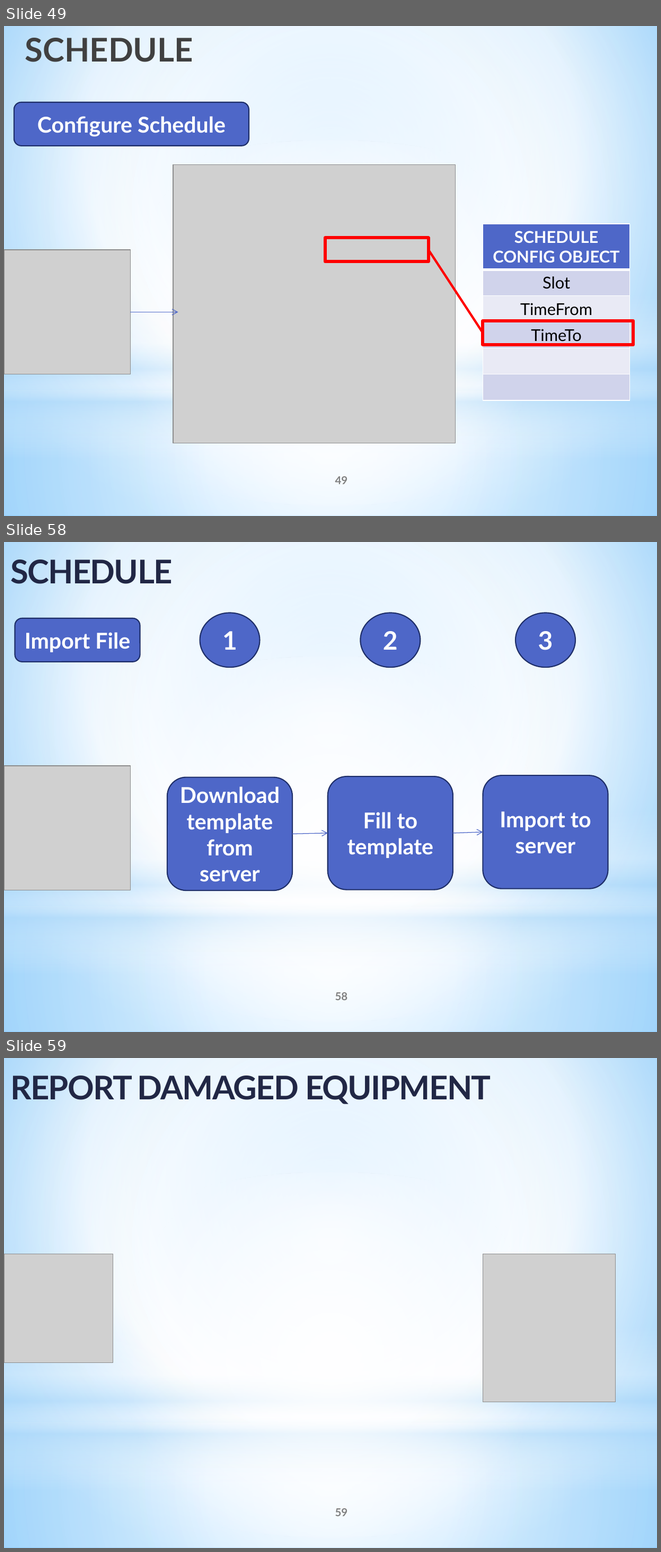
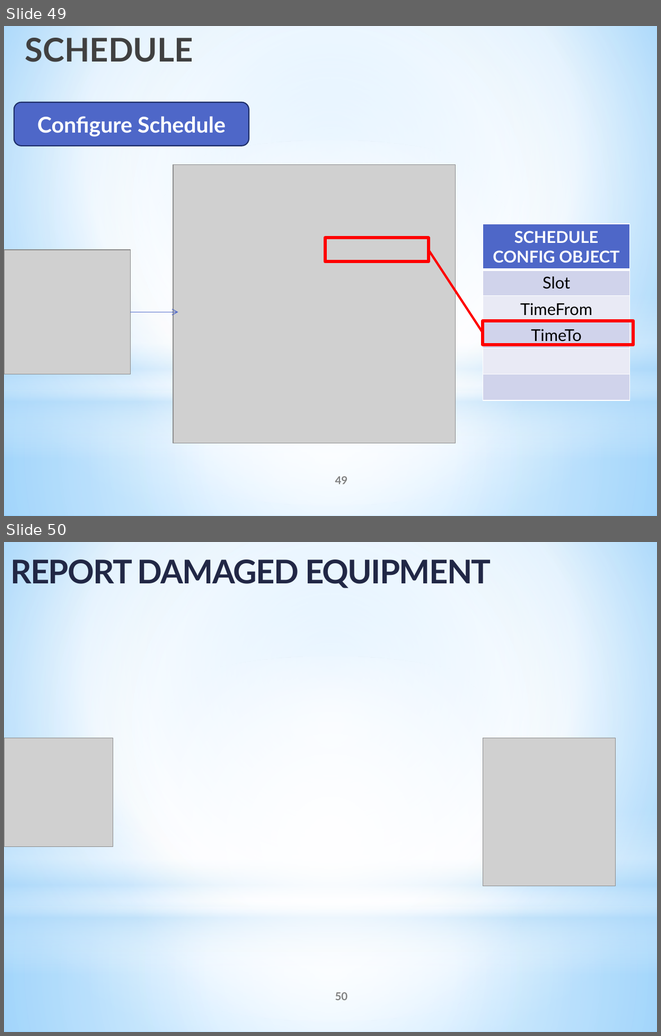
Before and after one commit to tranquang9a1/ECRM, a slide deck: Document/ECRM-Presentation v5.pptx. Shown one above the other, each under a label of ours: slides 49, 58 and 59 before the commit, slides 49 and 50 after it; the slides between them are not shown. The pictures are 661x1552 and 661x1036 pixels, drawn with LibreOffice and Linux fonts; fonts in the diff are those of the drawing; grey boxes stand for pictures. Boxes give left, top, right and bottom in pixels: in the first picture for what was removed or moved away, otherwise in the second. Text is boxed around its words. In the diff, an @@ line names an element or a change of style, - is before the commit and + after.

Commit message:
Remove slide schedule

```diff
--- a/Document/ECRM-Presentation v5.pptx
+++ b/Document/ECRM-Presentation v5.pptx
@@ slide 58 removed at <box>4,542,657,1032</box>, background gradient #9ED5FF to #FFFFFF to #5BB9FF; not listed: 4 template elements that a slide beside it also shows @@
@@ text removed at <box>10,559,172,584</box> @@
-SCHEDULE
@@ rounded rectangle removed at <box>15,618,140,662</box> @@
-Import File
@@ ellipse removed at <box>200,612,260,667</box> @@
-1
@@ ellipse removed at <box>361,612,421,667</box> @@
-2
@@ ellipse removed at <box>515,612,575,667</box> @@
-3
@@ picture removed at <box>4,766,130,891</box> @@
@@ rounded rectangle removed at <box>167,777,293,890</box> @@
-Download template from server
@@ rounded rectangle removed at <box>328,776,453,889</box> @@
-Fill to template
@@ rounded rectangle removed at <box>483,775,608,888</box> @@
-Import to server
@@ arrow removed from (293, 834) to (328, 832) @@
@@ arrow removed from (453, 832) to (483, 832) @@
@@ page number removed at <box>335,992,348,1000</box> @@
-58
@@ what was slide 59 is now slide 50 @@
@@ page number at <box>335,992,348,1000</box>: text changed @@
-59
+50
```
Also in this commit, not shown: 8 slides changed, 8 other slides removed.
